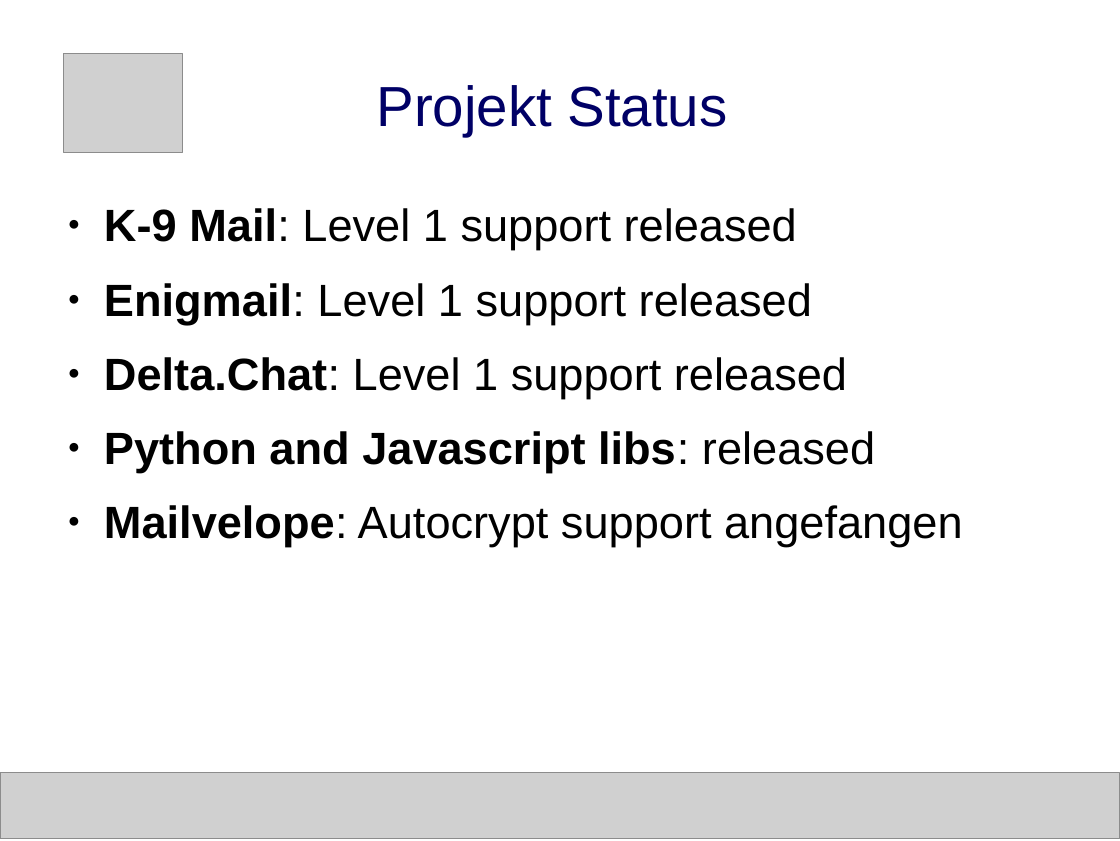
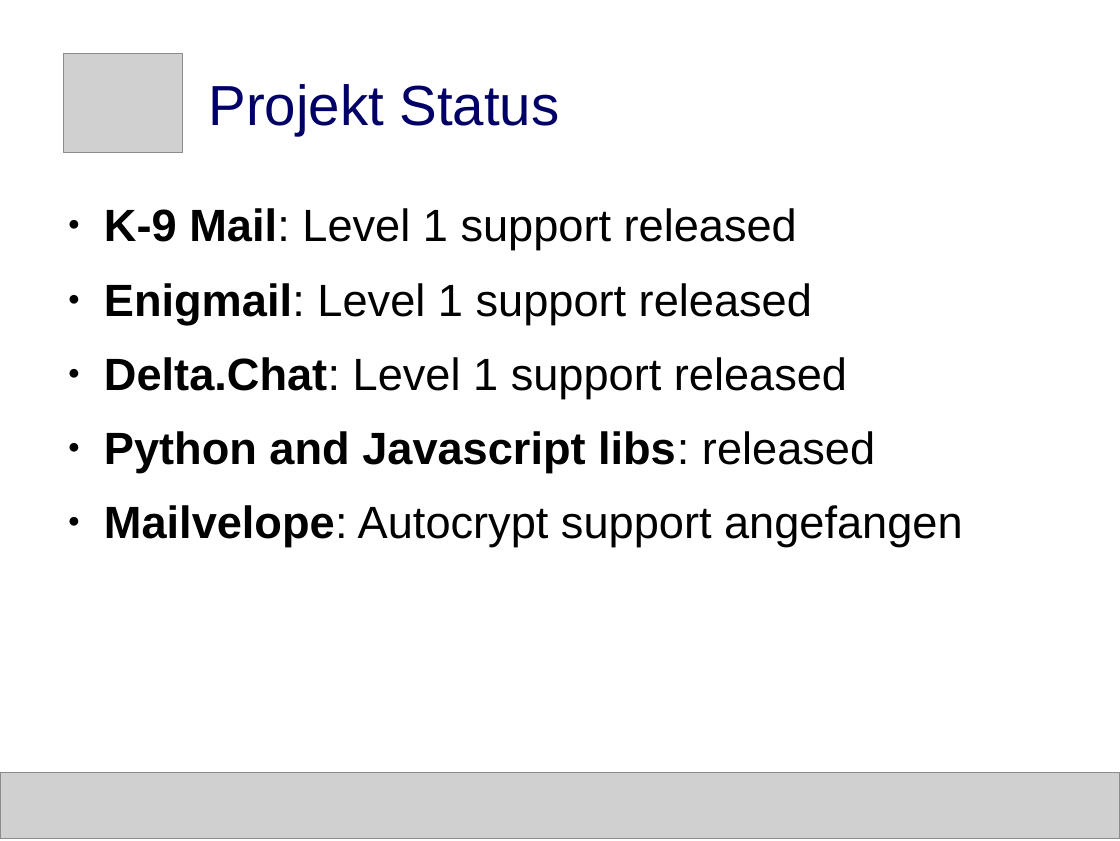
Before and after one commit to deltachat/playground, a slide deck: slide 5 of talks/dud-2018-autocrypt.odp. Drawn at 1120x841 pixels with LibreOffice and Linux fonts; fonts in the diff are those of the drawing; grey boxes stand for pictures. Boxes give left, top, right and bottom in pixels: in the first picture for what was removed or moved away, otherwise in the second. Text is boxed around its words. In the diff, an @@ line names an element or a change of style, - is before the commit and + after.

```diff
--- a/talks/dud-2018-autocrypt.odp
+++ b/talks/dud-2018-autocrypt.odp
@@ title "Projekt Status": place and size @@
-title "Projekt Status" at bbox=[377, 85, 728, 136]
+title "Projekt Status" at bbox=[208, 84, 560, 135]
@@ title "Projekt Status" at bbox=[208, 84, 560, 135]: alignment centre to left @@
```
Also in this commit, not shown: 6 other slides changed, 1 other file.
